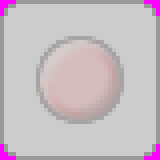
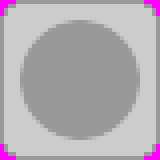
Before/after of a 160 x 160 layered artwork. What changed in the layer stack:
showed "Layer #2", moved it above "Layer #5", painted on it over bbox(20, 20, 140, 140)
hid "Layer", moved it above "Layer #4", painted on it over bbox(20, 20, 140, 140)
added layer "Layer #4" above "Layer #3" over bbox(20, 20, 140, 140)
hid "Layer #3", opacity 20% → 100%, painted on it over bbox(20, 20, 140, 128)
painted on "Layer #1" over bbox(20, 20, 140, 140)
